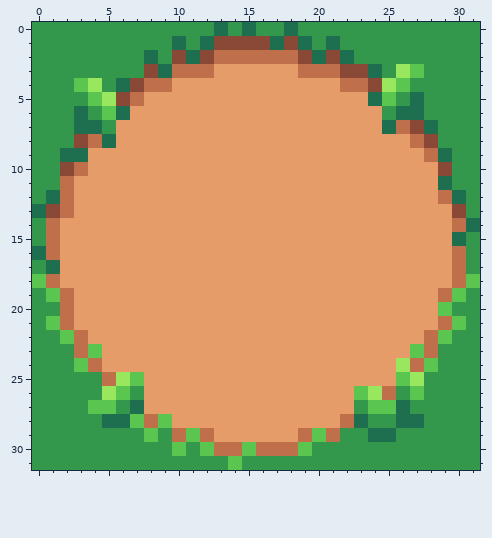
Two versions of one pixel-art sprite, gfx/tiles/tower_spot.png. The picture above was drawn from the file before the commit.
The file is 32x32 pixels.
After:
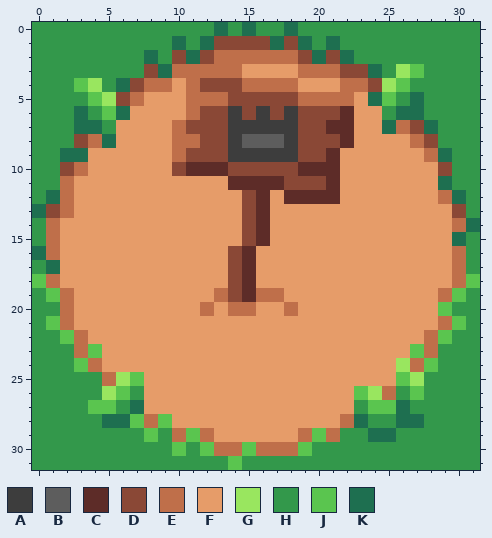
Palette (. is transparent): A #3d3d3d  B #5d5d5d  C #5d2c28  D #8a4836  E #bf6f4a  F #e69c69  G #99e65f  H #33984b  J #5ac54f  K #1e6f50
The exact change:
y 3: x 13..14 FF -> EE
y 4: x 11..18 FFFFFFFF -> EDDDEEEE
y 5: x 11..22 FFFFFFFFFFFF -> EEEDDDDDEEEE
y 6: x 11..22 FFFFFFFFFFFF -> EDDADADADDDC
y 7: x 10..22 FFFFFFFFFFFFF -> EDDDAAAAADDCC
y 8: x 10..22 FFFFFFFFFFFFF -> EEDDABBBADDDC
y 9: x 10..21 FFFFFFFFFFFF -> EDDDAAAAADDC
y 10: x 10..21 FFFFFFFFFFFF -> DCCCDDDDDCCC
y 11: x 14..21 FFFFFFFF -> CCCCDDDC
y 12: x 15..16 FF -> DC; x 18..21 FFFF -> CCCC
y 13..15: x 15..16 FF -> DC
y 16..18: x 14..15 FF -> DC
y 19: x 13..17 FFFFF -> EDCEE
y 20: x 12 F -> E; x 14..15 FF -> EE; x 18 F -> E
Boxes around the changes in both pictures, in picture pixels (x1, y1, x2, y2):
changed: (172, 64, 354, 316)
